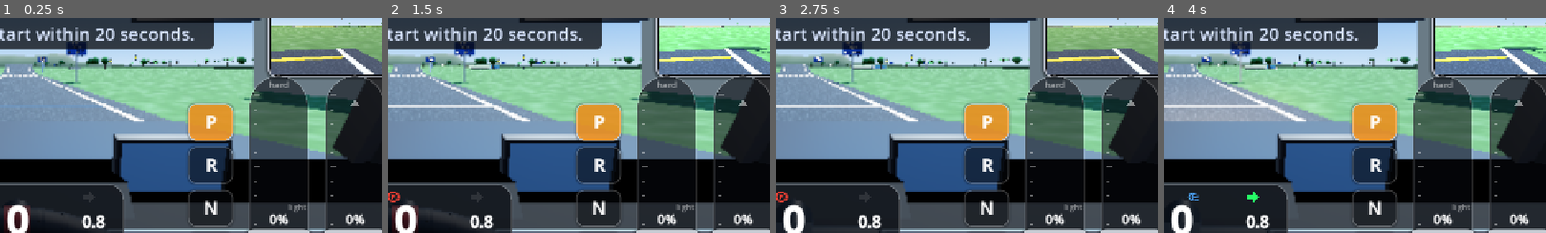
Above: before the commit, frames 1-4 (left to right).
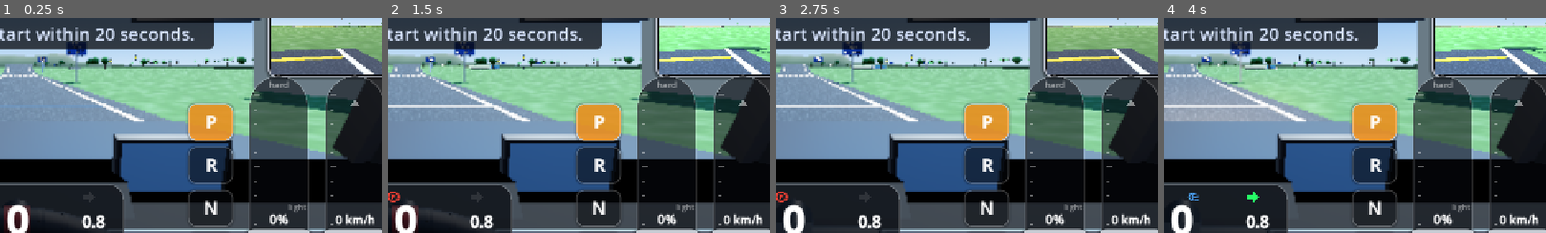
Above: after the commit, the same moments.

Repository: trananhphongtb-dot/laixe3d
Game: Godot game, scene res://scenes/drive.tscn
Two runs of this game, one before a commit and one after it. Both use one fixed random seed, a clock stepped at 60 frames per second and the inputs below. This scene is started directly instead of the project's main scene.
Inputs (mouse positions are % of the whole screen's width and height, from its top left):
- Up to frame 1 (0.25 s): no input
- Up to frame 2 (1.5 s): tap Enter at 0.5 s; move the mouse to (72, 45) at 0.52 s; hold Right 0.53-1.25 s; tap Q at 0.6 s; click (72, 45) at 0.67 s; tap Space at 0.77 s; drag from (30, 55) to (45, 70) at 1.27 s
- Up to frame 3 (2.75 s): move the mouse to (60, 28) at 2.02 s; hold Right from 2.03 s (still down); tap H at 2.1 s
- Up to frame 4 (4 s): release Right at 2.75 s; drag from (45, 70) to (20, 35) at 2.77 s; move the mouse to (80, 65) at 3.52 s; hold Left from 3.53 s (still down); tap L at 3.6 s; tap Space at 3.77 s
The pictures show only the part of the screen within x 48-98%, y 39-89%; the shares and areas given below are measured in that part.

The runs differ from the first frame. In frame 1, 0.4% of the frame differs, in the area x 87-98%, y 90-97%; in frame 2, 0.4%; in frame 3, 0.4%; in frame 4, 0.4%.

Commit message:
Mỗi mức ga ứng với một tốc độ; tiếng máy êm, trầm hơn; sai bước hiện bảng Làm lại (quay về ngay trước bước) / Tiếp tục, bỏ nút Tập lại
Co-Authored-By: Claude Opus 5.5 <noreply@anthropic.com>
Claude-Session: https://claude.ai/code/session_01NbQeiiJLCXPJJPamjuRrky

Diff:
--- a/scripts/car/engine_audio.gd
+++ b/scripts/car/engine_audio.gd
@@ -1,20 +1,27 @@
 extends AudioStreamPlayer
-## Tiếng động cơ tổng hợp theo thời gian thực: cao độ theo vòng tua, gầm khi nhấn ga.
+## Tiếng động cơ tổng hợp: tiếng ù trầm, êm như nghe từ trong cabin đóng kín.
+## Dùng bảng sóng (một chu kỳ) dựng từ các họa âm của tần số nổ, tập trung ở dải
+## 120–450 Hz để loa điện thoại phát rõ mà không chói. Ga càng nhiều thì càng nhiều họa âm cao.
 
 const MIX := 16000.0
+const TABLE := 256
 var rpm: float = 800.0
 var throttle: float = 0.0
 var running: bool = true
 
 var _phase: float = 0.0
-var _sub: float = 0.0
-var _lp: float = 0.0
-var _hp_prev_in: float = 0.0
-var _hp_prev_out: float = 0.0
-var _noise: float = 0.0
+var _table := PackedFloat32Array()
+var _next := PackedFloat32Array()
+var _xfade: float = 1.0
+var _built_rpm: float = -1.0
+var _built_thr: float = -1.0
 var _smooth_rpm: float = 800.0
 var _smooth_thr: float = 0.0
 var _gain: float = 0.0
+var _wob: float = 0.0
+var _wob_t: float = 1.0
+var _lp: float = 0.0
+var _noise: float = 0.0
 var _playback: AudioStreamGeneratorPlayback
 var _rng := RandomNumberGenerator.new()
 
@@ -24,40 +31,88 @@
 	gen.mix_rate = MIX
 	gen.buffer_length = 0.12
 	stream = gen
+	_table.resize(TABLE)
+	_next.resize(TABLE)
+	_build(_next, 800.0, 0.0)
+	_table = _next.duplicate()
 	play()
 	_playback = get_stream_playback()
+
+
+## Dựng một chu kỳ sóng: họa âm k của tần số nổ f, trọng số theo dải tần nghe êm
+func _build(t: PackedFloat32Array, r: float, thr: float) -> void:
+	var f := maxf(r, 300.0) / 60.0 * 2.0
+	var center := 170.0 + thr * 180.0 + r * 0.02
+	var bw := 140.0 + thr * 120.0
+	var w: Array = []
+	var total := 0.0
+	for k in range(1, 25):
+		var fk := f * k
+		if fk > 1400.0:
+			break
+		var x := (fk - center) / bw
+		var a := exp(-x * x) / sqrt(float(k))
+		if fk < 90.0:
+			a *= 0.2   # dưới 90 Hz loa điện thoại không phát được, bỏ bớt cho tiếng rõ
+		w.append(a)
+		total += a
+	for i in TABLE:
+		var p := float(i) / TABLE
+		var v := 0.0
+		for k in w.size():
+			v += float(w[k]) * sin(TAU * (k + 1) * p + k * 0.7)
+		t[i] = v / maxf(total, 0.001)
 
 
 func _process(_delta: float) -> void:
 	if _playback == null:
 		return
 	var vol: float = Game.settings.get("engine_vol", 0.8)
-	volume_db = linear_to_db(max(vol, 0.001)) - 2.0
+	volume_db = linear_to_db(max(vol, 0.001)) - 6.0
+	var target_rpm := rpm if running else 0.0
+	# dựng lại bảng sóng khi vòng tua / ga đổi đủ nhiều, chuyển dần sang bảng mới
+	if _xfade >= 1.0 and (absf(_smooth_rpm - _built_rpm) > _built_rpm * 0.04 + 20.0 or absf(_smooth_thr - _built_thr) > 0.06):
+		_table = _mix_tables()
+		_build(_next, _smooth_rpm, _smooth_thr)
+		_built_rpm = _smooth_rpm
+		_built_thr = _smooth_thr
+		_xfade = 0.0
 	var frames := _playback.get_frames_available()
 	if frames <= 0:
 		return
-	var target_rpm := rpm if running else 0.0
+	var inv := 1.0 / MIX
 	var target_gain := 1.0 if running else 0.0
-	var inv := 1.0 / MIX
 	for i in frames:
-		_smooth_rpm += (target_rpm - _smooth_rpm) * 0.0015
-		_smooth_thr += (throttle - _smooth_thr) * 0.002
-		_gain += (target_gain - _gain) * 0.0008
-		var f := _smooth_rpm / 60.0 * 2.0  # 4 xi lanh: 2 lần nổ mỗi vòng
+		_smooth_rpm += (target_rpm - _smooth_rpm) * 0.0012
+		_smooth_thr += (throttle - _smooth_thr) * 0.0015
+		_gain += (target_gain - _gain) * 0.0006
+		_xfade = minf(_xfade + inv * 12.0, 1.0)
+		var f := maxf(_smooth_rpm, 1.0) / 60.0 * 2.0
 		_phase += f * inv
 		if _phase >= 1.0:
 			_phase -= 1.0
-			_sub = _rng.randf_range(0.85, 1.0)
-		var pulse := pow(1.0 - _phase, 3.5) * _sub
-		_noise += (_rng.randf_range(-1.0, 1.0) - _noise) * 0.3
-		var x := pulse * (0.9 + _smooth_thr * 0.5) + _noise * (0.05 + _smooth_thr * 0.18)
-		# lọc thông thấp: sáng hơn khi nhấn ga / vòng tua cao
-		var cut := 0.06 + _smooth_thr * 0.18 + clampf(_smooth_rpm / 7000.0, 0.0, 1.0) * 0.2
-		_lp += (x - _lp) * cut
-		# lọc thông cao để bỏ thành phần DC
-		var y := _lp - _hp_prev_in + 0.995 * _hp_prev_out
-		_hp_prev_in = _lp
-		_hp_prev_out = y
-		var amp := (0.55 + _smooth_thr * 0.45) * _gain
-		var s := clampf(y * 1.6 * amp, -1.0, 1.0)
+			# mỗi lần nổ hơi khác nhau một chút cho tự nhiên
+			_wob_t = _rng.randf_range(0.9, 1.0)
+		_wob += (_wob_t - _wob) * 0.01
+		var fi := _phase * TABLE
+		var i0 := int(fi) % TABLE
+		var i1 := (i0 + 1) % TABLE
+		var fr := fi - floorf(fi)
+		var a := lerpf(_table[i0], _table[i1], fr)
+		var b := lerpf(_next[i0], _next[i1], fr)
+		var x := lerpf(a, b, _xfade) * _wob
+		_noise += (_rng.randf_range(-1.0, 1.0) - _noise) * 0.08
+		x += _noise * (0.04 + _smooth_thr * 0.08)
+		_lp += (x - _lp) * (0.35 + _smooth_thr * 0.3)
+		var amp := (0.45 + _smooth_thr * 0.4) * _gain
+		var s := _lp * amp * 1.5
+		s = s / (1.0 + absf(s))   # nén mềm, không vỡ tiếng
 		_playback.push_frame(Vector2(s, s))
+
+
+func _mix_tables() -> PackedFloat32Array:
+	var out := PackedFloat32Array()
+	out.resize(TABLE)
+	for i in TABLE:
+		out[i] = lerpf(_table[i], _next[i], _xfade)
+	return out
--- a/scripts/car/player_car.gd
+++ b/scripts/car/player_car.gd
@@ -139,6 +139,14 @@
 
 
 ## Bàn đạp ga điện tử: nhẹ ở đầu hành trình, mạnh dần về cuối (giống xe thật)
+const GAS_KMH := 100.0      # số tự động: ga 100% ≈ 100 km/h (mỗi mức ga ứng với một tốc độ)
+const GAS_REV_KMH := 15.0
+
+
+func gas_target_ms() -> float:
+	return throttle * GAS_KMH / 3.6
+
+
 static func _pedal(t: float) -> float:
 	return pow(clampf(t, 0.0, 1.0), 1.1)
 
@@ -370,6 +378,12 @@
 				var r_w := wrpm * 3.4 * FINAL
 				rpm = move_toward(rpm, maxf(IDLE + throttle * 1500.0, r_w), delta * 6000.0)
 				force = -(throttle * power * 0.75)
+				if throttle >= 0.05:
+					# lùi: mức ga = tốc độ lùi mong muốn (tối đa ~15 km/h)
+					var tgt_r := throttle * GAS_REV_KMH / 3.6
+					var hold_r := mass * 9.8 * 0.012
+					var kr := clampf((tgt_r + speed_ms) / 1.0, 0.0, 1.0)
+					force = -(hold_r + (maxf(throttle, 0.2) * power * 0.75 - hold_r) * kr) if -speed_ms < tgt_r else 0.0
 				if throttle < 0.05 and brake_input < 0.08 and speed_ms > -1.8:
 					force = -power * 0.11
 				if speed_ms < -6.0:
@@ -387,7 +401,17 @@
 				ratio = RATIOS[auto_gear - 1]
 				r_w = wrpm * ratio * FINAL
 				rpm = move_toward(rpm, maxf(IDLE + throttle * 900.0, r_w), delta * 6000.0)
-				force = minf(_pedal(throttle) * power * pow(ratio / RATIOS[0], 0.6), _pedal(throttle) * power * 15.0 / maxf(speed_ms, 3.0))
+				# Mức ga = tốc độ mong muốn (vd 30% ≈ 30 km/h): ga càng cao xe lên càng nhanh,
+				# tới gần tốc độ đó thì lực kéo chỉ còn đủ bù lực cản -> xe giữ đều. Lên dốc vẫn chậm lại.
+				var pd := _pedal(maxf(throttle, 0.2))
+				force = minf(pd * power * pow(ratio / RATIOS[0], 0.6), pd * power * 15.0 / maxf(speed_ms, 3.0))
+				if throttle >= 0.05:
+					var tgt := gas_target_ms()
+					var hold := mass * 9.8 * 0.012 + 0.42 * speed_ms * speed_ms
+					var k := clampf((tgt - speed_ms) / 1.5, 0.0, 1.0)
+					force = hold + (force - hold) * k if speed_ms < tgt else 0.0
+				else:
+					force = 0.0
 				if throttle < 0.05 and brake_input < 0.08 and speed_ms < 1.8:
 					force = power * 0.11
 				if speed_ms > top_ms:
@@ -405,7 +429,8 @@
 	# Lực cản khi chạy trớn: ma sát lăn + gió + phanh động cơ (số tự động, nhả ga)
 	if absf(speed_ms) > 0.3:
 		var resist := mass * 9.8 * 0.012 + 0.42 * speed_ms * speed_ms
-		if not manual and engine_on and (auto_mode == "D" or auto_mode == "R") and throttle < 0.05 and speed_kmh > 8.0:
+		var over := not manual and auto_mode == "D" and throttle >= 0.05 and speed_ms > gas_target_ms() + 0.4
+		if not manual and engine_on and (auto_mode == "D" or auto_mode == "R") and (throttle < 0.05 or over) and speed_kmh > 8.0:
 			resist += mass * (0.18 + 0.06 * float(6 - auto_gear))
 		apply_central_force(-fwd * signf(speed_ms) * resist)
 	if handbrake:
--- a/scripts/core/i18n.gd
+++ b/scripts/core/i18n.gd
@@ -96,6 +96,10 @@
 		"v_red_light_why": "Đèn đỏ thì phải dừng trước vạch. Khi thấy đèn vàng, giảm tốc và chuẩn bị dừng.",
 		"v_no_signal_why": "Trước khi rẽ khoảng 30 m phải bật xi nhan về phía rẽ.",
 		"v_crash_why": "Xe đã va chạm. Giữ khoảng cách, giảm tốc khi gần xe khác và vật cản.",
+		"ls_wrong": "Chưa đạt",
+		"ls_how": "Cách làm đúng:",
+		"ls_redo_btn": "Làm lại",
+		"ls_continue_btn": "Tiếp tục",
 		"step_word": "Bước",
 		"ls_retry": "Tập lại",
 		"ls_finish": "Hoàn thành",
@@ -442,6 +446,10 @@
 		"v_red_light_why": "On red you must stop before the line. On amber, slow down and get ready to stop.",
 		"v_no_signal_why": "Signal towards your turn about 30 m before turning.",
 		"v_crash_why": "You collided. Keep your distance and slow down near other cars and obstacles.",
+		"ls_wrong": "Not quite",
+		"ls_how": "How to do it:",
+		"ls_redo_btn": "Redo",
+		"ls_continue_btn": "Continue",
 		"step_word": "Step",
 		"ls_retry": "Restart",
 		"ls_finish": "Finish",
--- a/scripts/ui/hud.gd
+++ b/scripts/ui/hud.gd
@@ -114,6 +114,8 @@
 	# Cần ga dạng thanh trượt
 	gas = TouchThrottle.new()
 	gas.label = Game.t("hud_gas")
+	if not car.manual:
+		gas.speed_scale = PlayerCar.GAS_KMH
 	_anchor(gas, BR, Vector2(-134, -350), Vector2(120, 334))
 	_add_touch(gas)
 	# Phanh
@@ -474,6 +476,11 @@
 func _process(delta: float) -> void:
 	if car == null:
 		return
+	if not car.manual:
+		var sc := PlayerCar.GAS_REV_KMH if car.auto_mode == "R" else PlayerCar.GAS_KMH
+		if gas.speed_scale != sc:
+			gas.speed_scale = sc
+			gas.queue_redraw()
 	# Gom đầu vào
 	var s := 0.0
 	var ctrl: String = Game.settings.get("control", "wheel")
--- a/scripts/ui/lesson_runner.gd
+++ b/scripts/ui/lesson_runner.gd
@@ -29,7 +29,9 @@
 var _note: String = ""
 var _note_good: bool = true
 var _skip_c: Vector3 = Vector3(1e9, 0, 1e9)   # bài 2: ngã tư đã hỏng, bỏ qua để làm ở ngã tư sau
-var _turn_j: Dictionary = {}                  # bài 2: ngã tư đang rẽ
+var _turn_j: Dictionary = {}
+var _snap: Dictionary = {}                    # trạng thái xe lúc bắt đầu bước hiện tại (để "Làm lại")
+var _fail_dlg: Control                  # bài 2: ngã tư đang rẽ
 
 var card: PanelContainer
 var title_l: Label
@@ -37,7 +39,6 @@
 var note_l: Label
 var hint_l: Label
 var next_b: Button
-var again_b: Button
 
 var _holding: bool = false
 var _hold_xf: Transform3D
@@ -584,10 +585,6 @@
 	hb.add_theme_constant_override("separation", 12)
 	hb.alignment = BoxContainer.ALIGNMENT_END
 	vb.add_child(hb)
-	again_b = UiTheme.button(Game.t("ls_retry"), func(): Game.start_drive("lesson"), 60)
-	again_b.custom_minimum_size.x = 160
-	again_b.add_theme_font_size_override("font_size", 22)
-	hb.add_child(again_b)
 	next_b = UiTheme.button(Game.t("tut_next"), func(): _on_next(), 60)
 	next_b.custom_minimum_size.x = 190
 	next_b.add_theme_font_size_override("font_size", 26)
@@ -648,7 +645,6 @@
 		note_l.visible = false
 		title_l.visible = false
 		hint_l.visible = false
-		again_b.visible = false
 		next_b.visible = false
 		card.modulate.a = 0.9
 		hud.gate_ctls = []
@@ -665,7 +661,6 @@
 		body_l.add_theme_font_size_override("font_size", 30)
 		body_l.custom_minimum_size = Vector2(640, 0)
 		title_l.visible = true
-		again_b.visible = true
 		card.modulate.a = 1.0
 		var s: Dictionary = steps[idx]
 		var gate := _gate_for(s)
@@ -680,8 +675,8 @@
 	queue_redraw()
 
 
-func _pause(v: bool) -> void:
-	if not guided:
+func _pause(v: bool, always: bool = false) -> void:
+	if not guided and not always:
 		return
 	# Giữ xe đứng yên tại chỗ trong lúc đọc; ga/phanh/số/vô lăng giữ nguyên mức
 	if v and not _holding:
@@ -724,6 +719,8 @@
 	note_l.add_theme_color_override("font_color", Color(0.45, 1.0, 0.55) if _note_good else Color(1.0, 0.5, 0.35))
 	note_l.visible = _note != ""
 	_note = ""
+	if not tap:
+		_snap = _snapshot()
 	if s.has("enter"):
 		(s["enter"] as Callable).call()
 	if guided:
@@ -731,45 +728,80 @@
 	queue_redraw()
 
 
+func _snapshot() -> Dictionary:
+	var d := {"xf": car.global_transform, "lv": car.linear_velocity, "av": car.angular_velocity,
+		"mode": car.auto_mode, "gear": car.gear, "blink": car.blinker, "hb": car.handbrake, "belt": car.seatbelt,
+		"gas": hud.gas.value, "gas_l": hud.gas.locked, "brake": hud.brake_p.value, "brake_l": hud.brake_p.locked, "inst": inst}
+	if _holding:
+		d["xf"] = _hold_xf
+		d["lv"] = _hold_vel[0]
+		d["av"] = _hold_vel[1]
+	return d
+
+
+func _restore(d: Dictionary) -> void:
+	if d.is_empty():
+		return
+	car.global_transform = d["xf"]
+	car.linear_velocity = d["lv"]
+	car.angular_velocity = d["av"]
+	_hold_xf = d["xf"]
+	_hold_vel = [d["lv"], d["av"]]
+	car.auto_mode = d["mode"]
+	car.gear = d["gear"]
+	car.blinker = d["blink"]
+	car.handbrake = d["hb"]
+	car.seatbelt = d["belt"]
+	hud.gas.set_value(d["gas"])
+	hud.gas.locked = d["gas_l"]
+	hud.brake_p.set_value(d["brake"])
+	hud.brake_p.locked = d["brake_l"]
+	inst = d["inst"]
+	_skip_c = Vector3(1e9, 0, 1e9)
+	_stop_t = 0.0
+
+
+## Bỏ chỉ thị cũ ở đầu lời báo lỗi ("@next:", "@skip:", "@redo_next:id:")
+static func _clean(msg: String) -> String:
+	if msg.begins_with("@redo_next:") or msg.begins_with("@redo:"):
+		var rest := msg.substr(msg.find(":") + 1)
+		return rest.substr(rest.find(":") + 1)
+	if msg.begins_with("@"):
+		return msg.substr(msg.find(":") + 1)
+	return msg
+
+
+## Sai bước: xe dừng, hiện bảng lỗi với 2 lựa chọn
+##  - Làm lại: xe quay về đúng lúc vừa xong bước trước (vị trí, tốc độ, số, xi nhan, ga/phanh) để làm lại bước này
+##  - Tiếp tục: đóng bảng, xe chạy tiếp như thường, bước này tính là chưa đạt
 func _fail(msg: String) -> void:
-	var target := idx
-	var go_next := false
-	if msg.begins_with("@skip:"):
-		target = idx + 1
-		msg = msg.substr(6)
-	elif msg.begins_with("@next:"):
-		go_next = true
-		msg = msg.substr(6)
-	elif msg.begins_with("@redo_next:"):
-		go_next = true
-		var rest := msg.substr(11)
-		var p := rest.find(":")
-		target = _step_index(rest.substr(0, p))
-		msg = rest.substr(p + 1)
+	msg = _clean(msg)
 	results.append([false, msg])
 	Sfx.play("fail", -4.0)
-	if go_next:
-		match lesson:
-			1:
-				_next_inst("line_z", 25.0)
-			4:
-				_next_inst("mark_z", 14.0)
-			5:
-				_next_inst("z0", 20.0)
-	if not guided:
-		hud.toast("✗ " + msg + ("  ·  " + Game.t("ls_redo_next") if go_next else ""), Color(1.0, 0.5, 0.35), 4.0)
-		idx = target
-		st = {"grace": true}
-		if idx >= steps.size():
-			_finish()
-			return
-		var s: Dictionary = steps[idx]
-		if s.has("enter"):
-			(s["enter"] as Callable).call()
-		return
-	_note = "✗ " + msg + ("\n" + Game.t("ls_redo_next") if go_next else "")
-	_note_good = false
-	_go(target, target <= idx)
+	var s: Dictionary = steps[idx]
+	if guided and not compact:
+		_set_compact(true)
+	_pause(true, true)
+	var body := "✗ " + msg + "\n\n" + Game.t("ls_how") + " " + Game.t(s["k"])
+	_fail_dlg = UiTheme.dialog(hud, Game.t("ls_wrong"), body, [
+		[Game.t("ls_redo_btn"), func():
+			_fail_dlg = null
+			_restore(_snap)
+			if guided:
+				_note = "✗ " + msg
+				_note_good = false
+				_go(idx, true)
+			else:
+				_pause(false, true)
+				st = {"grace": true}
+				if s.has("enter"):
+					(s["enter"] as Callable).call()],
+		[Game.t("ls_continue_btn"), func():
+			_fail_dlg = null
+			_pause(false, true)
+			_note = ""
+			_go(idx + 1)],
+	], Color(1.0, 0.5, 0.35))
 
 
 func _pass(s: Dictionary) -> void:
@@ -811,6 +843,8 @@
 		return
 	if guided and not compact:
 		return
+	if _fail_dlg != null:
+		return
 	var s: Dictionary = steps[idx]
 	if s.get("tap", false):
 		return
--- a/scripts/ui/touch_throttle.gd
+++ b/scripts/ui/touch_throttle.gd
@@ -14,6 +14,7 @@
 var hot_color := Color(1.0, 0.45, 0.15)
 var top_label := ""          # chữ nhỏ ở đỉnh (vd "mạnh")
 var bottom_label := ""       # chữ nhỏ ở đáy (vd "rà")
+var speed_scale: float = 0.0 # > 0: hiện tốc độ tương ứng (km/h) thay cho %
 var _last_y: float = 0.0
 var _still_t: float = 0.0
 var _decay_from: float = 0.0
@@ -118,7 +119,9 @@
 		var yy := level_y - 6 + k * 6
 		draw_line(Vector2(hr.position.x + 18, yy), Vector2(hr.end.x - 18, yy), Color(0, 0, 0, 0.25), 2.0)
 	var pct := "%d%%" % int(round(value * 100.0))
-	var fs := 22
+	if speed_scale > 0.0:
+		pct = "%d km/h" % int(round(value * speed_scale))
+	var fs := 22 if speed_scale <= 0.0 else 19
 	var tw := _bold.get_string_size(pct, HORIZONTAL_ALIGNMENT_LEFT, -1, fs).x
 	var ty := level_y - 24 if level_y - 24 > top - 6 else level_y + 42
 	draw_string(_bold, Vector2(size.x * 0.5 - tw * 0.5, ty), pct, HORIZONTAL_ALIGNMENT_LEFT, -1, fs, Color(1.0, 0.85, 0.3) if fixing else Color.WHITE)
